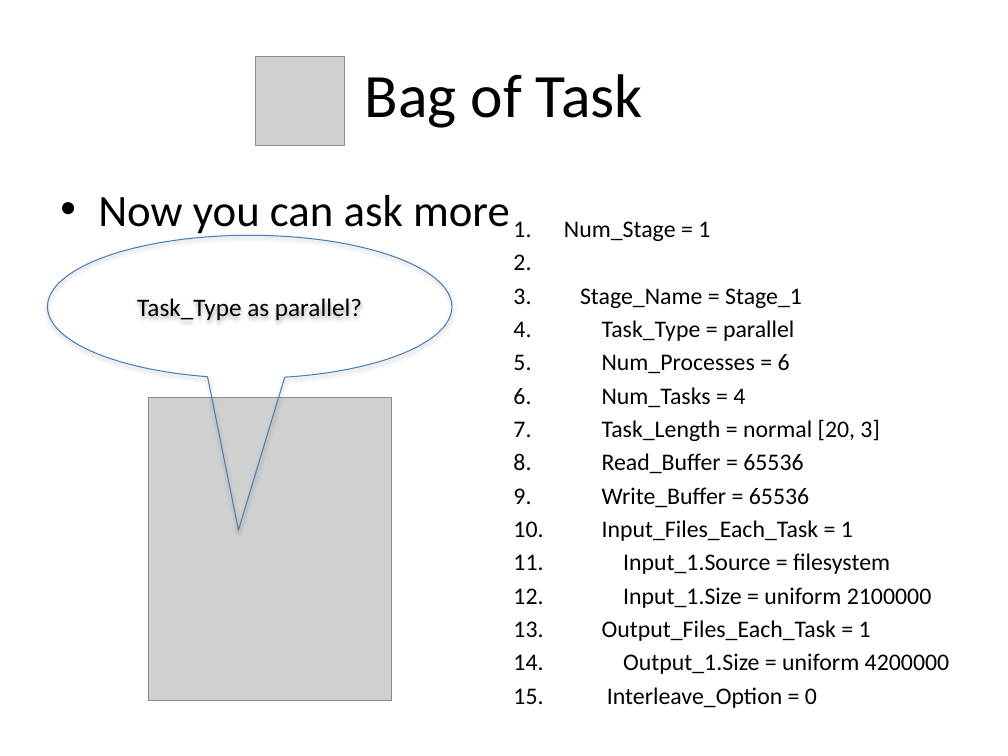
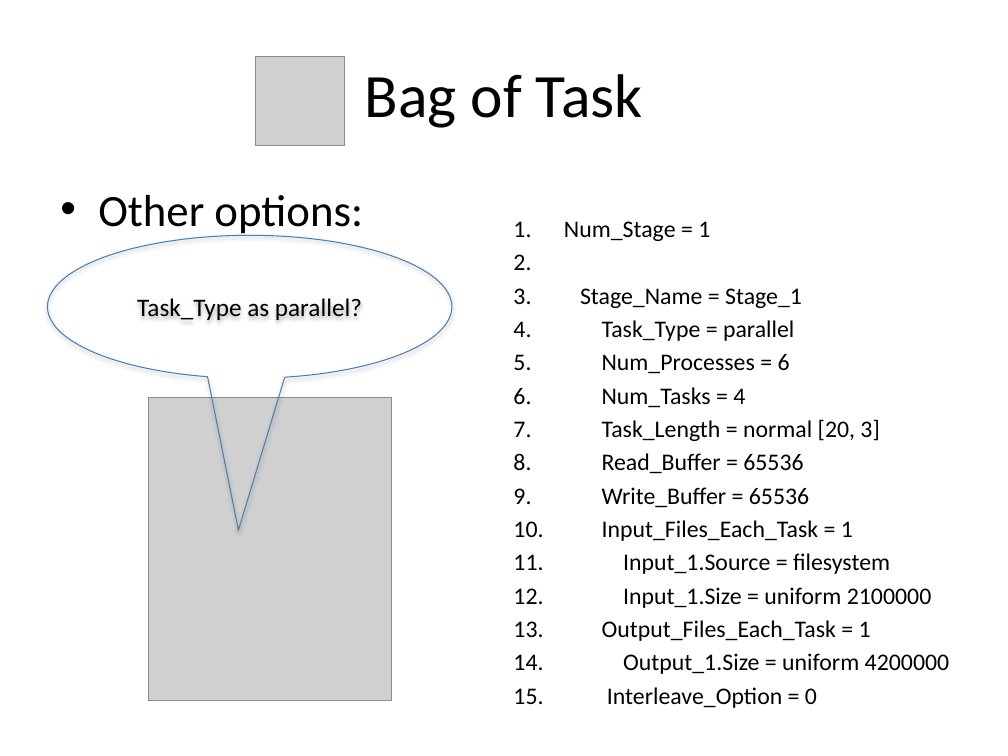
Before and after one commit to applicationskeleton/Skeleton, a slide deck: slide 10 of tutorial/skeleton-tutorial.pptx (slide 5 before the commit). Drawn at 1008x756 pixels with LibreOffice and Linux fonts; fonts in the diff are those of the drawing; grey boxes stand for pictures. Boxes give left, top, right and bottom in pixels: in the first picture for what was removed or moved away, otherwise in the second. Text is boxed around its words. In the diff, an @@ line names an element or a change of style, - is before the commit and + after.

```diff
--- a/tutorial/skeleton-tutorial.pptx
+++ b/tutorial/skeleton-tutorial.pptx
@@ text at [98, 195, 363, 238]: text changed @@
-• Now you can ask more
+• Other options:
```
Also in this commit, not shown: 10 other slides changed, 5 slides added, 1 other file.
